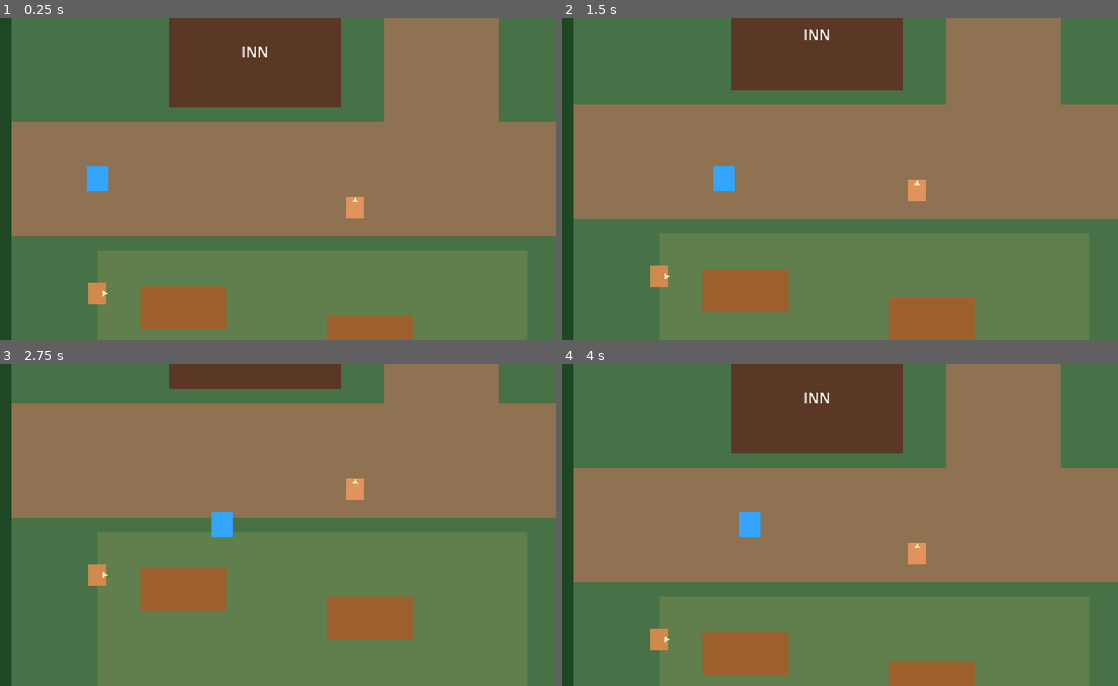
Above: before the commit, frames 1-4 (two rows, left to right).
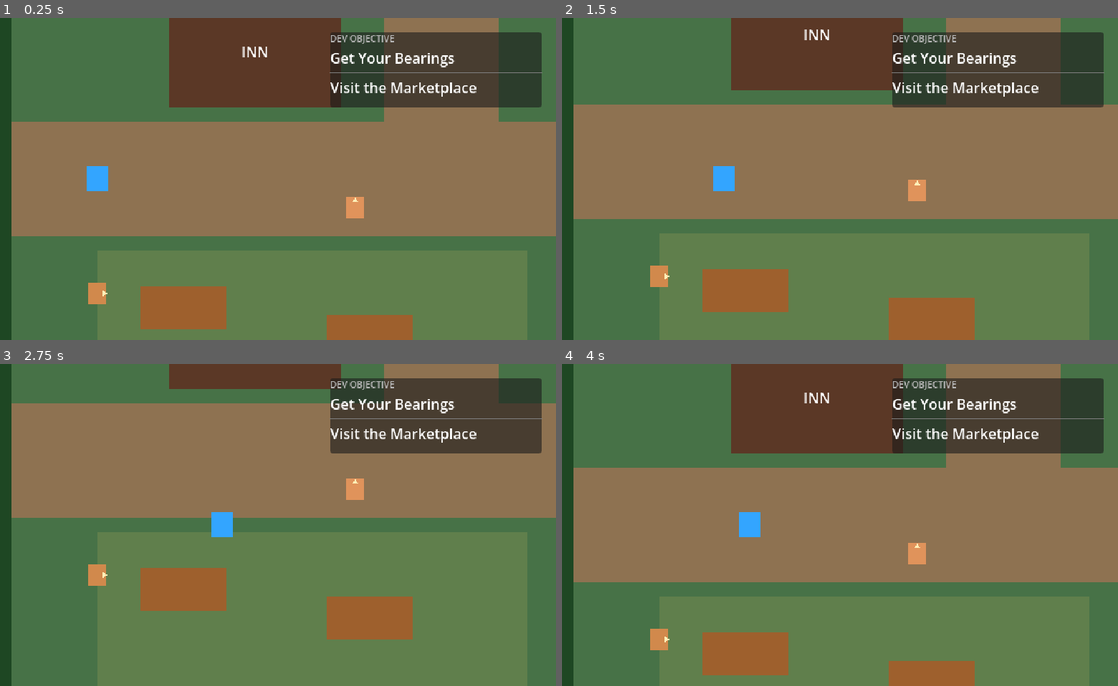
Above: after the commit, the same moments.

Repository: akhourybsu-cmd/mesoplasia-rpg
Game: Godot game, scene res://scenes/Main.tscn
The game is run twice, just before and just after one commit, with the same random seed, the same clock (stepped at 60 frames per second) and the same inputs.
Inputs (mouse positions are in pixels of both pictures, inside the frame that each line leads up to):
- Up to frame 1 (0.25 s): no input
- Up to frame 2 (1.5 s): tap Enter at 0.5 s; move the mouse to (956, 162) at 0.52 s; hold D (move_right) 0.53-1.28 s; hold E (interact) 0.53-1.28 s; click (956, 162) at 0.67 s; move the mouse to (717, 195) at 1.27 s; hold S (move_down) from 1.28 s (still down); tap E (interact) at 1.35 s; click (717, 195) at 1.42 s
- Up to frame 3 (2.75 s): move the mouse to (328, 454) at 2.02 s; release S (move_down) at 2.03 s; hold D (move_right) from 2.03 s (still down); hold E (interact) from 2.03 s (still down); click (328, 454) at 2.17 s
- Up to frame 4 (4 s): move the mouse to (801, 589) at 2.77 s; release D (move_right) at 2.78 s; release E (interact) at 2.78 s; hold W (move_up) 2.78-3.53 s; tap E (interact) at 2.85 s; click (801, 589) at 2.92 s; move the mouse to (1001, 573) at 3.52 s; hold A (move_left) from 3.53 s (still down); hold E (interact) from 3.53 s (still down); click (1001, 573) at 3.67 s

The runs differ from the first frame. In frame 1, 8.8% of the frame differs, in the area x 59-98%, y 4-28%; in frame 2, 8.8%; in frame 3, 8.8%; in frame 4, 8.8%.

Commit message:
Milestone F

Diff:
--- /dev/null
+++ b/data/objectives/development_get_your_bearings.tres
@@ -0,0 +1,35 @@
+[gd_resource type="Resource" script_class="ObjectiveDefinition" load_steps=7 format=3]
+
+[ext_resource type="Script" path="res://scripts/objectives/objective_definition.gd" id="1_objective"]
+[ext_resource type="Script" path="res://scripts/objectives/objective_step_definition.gd" id="2_step"]
+
+[sub_resource type="Resource" id="Step_marketplace"]
+script = ExtResource("2_step")
+step_id = &"visit_marketplace"
+display_text = "Visit the Marketplace"
+completion_zone_ids = Array[StringName]([&"marketplace"])
+
+[sub_resource type="Resource" id="Step_town_square"]
+script = ExtResource("2_step")
+step_id = &"visit_town_square"
+display_text = "Visit the Town Square"
+completion_zone_ids = Array[StringName]([&"town_square"])
+
+[sub_resource type="Resource" id="Step_commons"]
+script = ExtResource("2_step")
+step_id = &"visit_commons"
+display_text = "Visit the Commons"
+completion_zone_ids = Array[StringName]([&"commons"])
+
+[sub_resource type="Resource" id="Step_return"]
+script = ExtResource("2_step")
+step_id = &"return_to_wayfarers_approach"
+display_text = "Return to Wayfarer's Approach"
+completion_zone_ids = Array[StringName]([&"wayfarers_approach"])
+
+[resource]
+script = ExtResource("1_objective")
+objective_id = &"development_get_your_bearings"
+title = "Get Your Bearings"
+development_only = true
+steps = Array[Resource]([SubResource("Step_marketplace"), SubResource("Step_town_square"), SubResource("Step_commons"), SubResource("Step_return")])
--- a/scenes/world/caden/Caden.tscn
+++ b/scenes/world/caden/Caden.tscn
@@ -1,7 +1,10 @@
-[gd_scene load_steps=3 format=3]
+[gd_scene load_steps=6 format=3]
 
 [ext_resource type="Script" path="res://scripts/world/caden.gd" id="1_caden"]
 [ext_resource type="PackedScene" path="res://scenes/Player.tscn" id="2_player"]
+[ext_resource type="Script" path="res://scripts/objectives/objective_tracker.gd" id="3_tracker"]
+[ext_resource type="Resource" path="res://data/objectives/development_get_your_bearings.tres" id="4_objective"]
+[ext_resource type="PackedScene" path="res://ui/ObjectiveUI.tscn" id="5_objective_ui"]
 
 [node name="Caden" type="Node2D"]
 script = ExtResource("1_caden")
@@ -10,3 +13,12 @@
 
 [node name="Player" parent="." instance=ExtResource("2_player")]
 z_index = 10
+
+[node name="ObjectiveTracker" type="Node" parent="."]
+script = ExtResource("3_tracker")
+objective_definition = ExtResource("4_objective")
+
+[node name="ObjectiveUI" parent="." instance=ExtResource("5_objective_ui")]
+
+[connection signal="zone_changed" from="." to="ObjectiveTracker" method="record_zone_visit"]
+[connection signal="progress_changed" from="ObjectiveTracker" to="ObjectiveUI" method="update_objective"]
--- /dev/null
+++ b/scripts/objectives/objective_definition.gd
@@ -0,0 +1,7 @@
+class_name ObjectiveDefinition
+extends Resource
+
+@export var objective_id: StringName
+@export var title := ""
+@export var development_only := false
+@export var steps: Array[Resource] = []
--- /dev/null
+++ b/scripts/objectives/objective_step_definition.gd
@@ -0,0 +1,10 @@
+class_name ObjectiveStepDefinition
+extends Resource
+
+@export var step_id: StringName
+@export var display_text := ""
+@export var completion_zone_ids: Array[StringName] = []
+
+
+func is_completed_by_zone(zone_id: StringName) -> bool:
+	return completion_zone_ids.has(zone_id)
--- /dev/null
+++ b/scripts/objectives/objective_tracker.gd
@@ -0,0 +1,82 @@
+class_name ObjectiveTracker
+extends Node
+
+signal progress_changed(objective_title: String, current_step_text: String, is_complete: bool)
+
+@export var objective_definition: Resource
+
+var _current_step_index := 0
+var _is_complete := false
+
+
+func _ready() -> void:
+	_reset_progress()
+	_emit_progress.call_deferred()
+
+
+func record_zone_visit(zone_id: StringName) -> void:
+	if _is_complete:
+		return
+
+	var current_step := _get_current_step()
+	if current_step == null or not current_step.has_method("is_completed_by_zone"):
+		return
+	if current_step.call("is_completed_by_zone", zone_id):
+		mark_current_step_complete()
+
+
+func mark_current_step_complete() -> void:
+	if _is_complete or _get_current_step() == null:
+		return
+
+	_current_step_index += 1
+	var steps := _get_steps()
+	_is_complete = _current_step_index >= steps.size()
+	_emit_progress()
+
+
+func get_objective_title() -> String:
+	if objective_definition == null:
+		return ""
+	return objective_definition.get("title") as String
+
+
+func get_current_step_text() -> String:
+	var current_step := _get_current_step()
+	if current_step == null:
+		return ""
+	return current_step.get("display_text") as String
+
+
+func get_current_step_index() -> int:
+	return _current_step_index
+
+
+func is_step_complete(step_index: int) -> bool:
+	return step_index >= 0 and step_index < _current_step_index
+
+
+func is_complete() -> bool:
+	return _is_complete
+
+
+func _reset_progress() -> void:
+	_current_step_index = 0
+	_is_complete = objective_definition != null and _get_steps().is_empty()
+
+
+func _get_steps() -> Array:
+	if objective_definition == null:
+		return []
+	return objective_definition.get("steps") as Array
+
+
+func _get_current_step() -> Resource:
+	var steps := _get_steps()
+	if _current_step_index < 0 or _current_step_index >= steps.size():
+		return null
+	return steps[_current_step_index] as Resource
+
+
+func _emit_progress() -> void:
+	progress_changed.emit(get_objective_title(), get_current_step_text(), _is_complete)
--- /dev/null
+++ b/scripts/ui/objective_ui.gd
@@ -0,0 +1,22 @@
+class_name ObjectiveUI
+extends CanvasLayer
+
+const COMPLETION_TEXT := "Objective Complete"
+
+@onready var _title_label: Label = $ObjectivePanel/Content/Title
+@onready var _step_label: Label = $ObjectivePanel/Content/CurrentStep
+@onready var _completion_timer: Timer = $CompletionTimer
+
+
+func update_objective(objective_title: String, current_step_text: String, is_complete: bool) -> void:
+	_title_label.text = objective_title
+	_step_label.text = COMPLETION_TEXT if is_complete else current_step_text
+	visible = not objective_title.is_empty()
+	if is_complete:
+		_completion_timer.start()
+	else:
+		_completion_timer.stop()
+
+
+func _on_completion_timer_timeout() -> void:
+	visible = false
--- a/scripts/world/caden.gd
+++ b/scripts/world/caden.gd
@@ -1,5 +1,7 @@
 class_name Caden
 extends Node2D
+
+signal zone_changed(zone_id: StringName)
 
 const ZONE_SCENES := {
 	&"wayfarers_approach": preload("res://scenes/world/caden/WayfarersApproach.tscn"),
@@ -40,6 +42,7 @@
 
 	_player.position = _current_zone.call("get_entry_position", entry_id) as Vector2
 	_player.call("set_camera_limits", _current_zone.get("camera_bounds") as Rect2i)
+	zone_changed.emit(zone_id)
 
 
 func _connect_zone_exits(zone: Node2D) -> void:
--- /dev/null
+++ b/tests/opening_objective_test.gd
@@ -0,0 +1,179 @@
+extends SceneTree
+
+const CADEN_SCENE := preload("res://scenes/world/caden/Caden.tscn")
+
+var _caden: Node2D
+var _player: CharacterBody2D
+var _tracker: Node
+var _objective_ui: CanvasLayer
+
+
+func _initialize() -> void:
+	_run_test.call_deferred()
+
+
+func _run_test() -> void:
+	_caden = CADEN_SCENE.instantiate() as Node2D
+	root.add_child(_caden)
+	await physics_frame
+	await process_frame
+
+	_player = _caden.get_node("Player") as CharacterBody2D
+	_tracker = _caden.get_node("ObjectiveTracker")
+	_objective_ui = _caden.get_node("ObjectiveUI") as CanvasLayer
+
+	if not _check_progress(0, "Visit the Marketplace", false):
+		return
+	if _tracker.call("get_objective_title") != "Get Your Bearings":
+		return _fail("Development objective started with the wrong title.")
+	if not _objective_ui.visible:
+		return _fail("Objective UI was not visible after the objective started.")
+
+	if not await _verify_dialogue_while_objective_active():
+		return
+
+	# Visiting Town Square before Marketplace must not skip the first step.
+	if not await _travel("Exits/ToTownSquare", &"TownSquare"):
+		return
+	if not _check_progress(0, "Visit the Marketplace", false):
+		return
+	if not await _travel("Exits/ToWayfarersApproach", &"WayfarersApproach"):
+		return
+
+	if not await _travel("Exits/ToMarketplace", &"Marketplace"):
+		return
+	if not _check_progress(1, "Visit the Town Square", false):
+		return
+
+	# Re-entering Marketplace while waiting for Town Square is a harmless duplicate.
+	if not await _travel("Exits/ToWayfarersApproach", &"WayfarersApproach"):
+		return
+	if not await _travel("Exits/ToMarketplace", &"Marketplace"):
+		return
+	if not _check_progress(1, "Visit the Town Square", false):
+		return
+
+	if not await _travel("Exits/ToTownSquare", &"TownSquare"):
+		return
+	if not _check_progress(2, "Visit the Commons", false):
+		return
+
+	# Residential is not the selected optional-area step and must not advance it.
+	if not await _travel("Exits/ToResidential", &"Residential"):
+		return
+	if not _check_progress(2, "Visit the Commons", false):
+		return
+	if not await _travel("Exits/ToCommons", &"Commons"):
+		return
+	if not _check_progress(3, "Return to Wayfarer's Approach", false):
+		return
+
+	# Re-entering Commons after its step is complete must not affect the final step.
+	if not await _travel("Exits/ToResidential", &"Residential"):
+		return
+	if not await _travel("Exits/ToCommons", &"Commons"):
+		return
+	if not _check_progress(3, "Return to Wayfarer's Approach", false):
+		return
+
+	if not await _travel("Exits/ToTownSquare", &"TownSquare"):
+		return
+	if not await _travel("Exits/ToWayfarersApproach", &"WayfarersApproach"):
+		return
+	if not _check_progress(4, "", true):
+		return
+	var completion_label := _objective_ui.get_node("ObjectivePanel/Content/CurrentStep") as Label
+	if completion_label.text != "Objective Complete":
+		return _fail("Objective UI did not show the completion message.")
+	var completion_timer := _objective_ui.get_node("CompletionTimer") as Timer
+	if completion_timer.is_stopped():
+		return _fail("Objective completion message was not scheduled to hide.")
+
+	# Further zone visits after completion must leave progress stable.
+	if not await _travel("Exits/ToTownSquare", &"TownSquare"):
+		return
+	if not _check_progress(4, "", true):
+		return
+
+	print("PASS: Opening objective order, unrelated and duplicate visits, UI updates, completion, and dialogue compatibility.")
+	quit(0)
+
+
+func _verify_dialogue_while_objective_active() -> bool:
+	var approach := _caden.get("_current_zone") as Node2D
+	var traveler := approach.get_node("RestingTraveler") as StaticBody2D
+	var detector := _player.get_node("InteractionDetector") as Area2D
+	var dialogue_ui := _player.get_node("DialogueUI") as CanvasLayer
+	_player.position = traveler.position + Vector2(0, -56)
+	await physics_frame
+	await physics_frame
+
+	if detector.call("get_active_interactable") != traveler.get_node("Interactable"):
+		return _fail("NPC interaction was unavailable while the objective was active.")
+	detector.call("try_interact")
+	if not dialogue_ui.call("is_dialogue_active"):
+		return _fail("NPC dialogue did not open while the objective was active.")
+	if not _check_progress(0, "Visit the Marketplace", false):
+		return false
+
+	dialogue_ui.call("_unhandled_input", _make_interact_event(false))
+	dialogue_ui.call("_unhandled_input", _make_interact_event(true))
+	dialogue_ui.call("_unhandled_input", _make_interact_event(false))
+	dialogue_ui.call("_unhandled_input", _make_interact_event(true))
+	await physics_frame
+	if dialogue_ui.call("is_dialogue_active") or _player.call("is_control_locked"):
+		return _fail("Dialogue did not close and restore control while the objective was active.")
+
+	return true
+
+
+func _travel(exit_path: NodePath, expected_zone_name: StringName) -> bool:
+	var current_zone := _caden.get("_current_zone") as Node2D
+	var zone_exit := current_zone.get_node(exit_path) as Area2D
+	zone_exit.emit_signal(
+		"transition_requested",
+		zone_exit.get("destination_zone") as StringName,
+		zone_exit.get("destination_entry") as StringName
+	)
+	await physics_frame
+	await physics_frame
+	await physics_frame
+
+	var destination_zone := _caden.get("_current_zone") as Node2D
+	if destination_zone.name != expected_zone_name:
+		return _fail("Expected zone %s, got %s." % [expected_zone_name, destination_zone.name])
+	return true
+
+
+func _check_progress(expected_index: int, expected_step: String, expected_complete: bool) -> bool:
+	if _tracker.call("get_current_step_index") != expected_index:
+		return _fail("Expected objective step index %d, got %d." % [
+			expected_index,
+			_tracker.call("get_current_step_index"),
+		])
+	if _tracker.call("get_current_step_text") != expected_step:
+		return _fail("Expected objective step '%s', got '%s'." % [
+			expected_step,
+			_tracker.call("get_current_step_text"),
+		])
+	if _tracker.call("is_complete") != expected_complete:
+		return _fail("Objective completion state was incorrect at step %d." % expected_index)
+
+	var step_label := _objective_ui.get_node("ObjectivePanel/Content/CurrentStep") as Label
+	var expected_ui_text := "Objective Complete" if expected_complete else expected_step
+	if step_label.text != expected_ui_text:
+		return _fail("Objective UI did not match runtime progress.")
+	return true
+
+
+func _make_interact_event(is_pressed: bool) -> InputEventAction:
+	var event := InputEventAction.new()
+	event.action = &"interact"
+	event.pressed = is_pressed
+	return event
+
+
+func _fail(message: String) -> bool:
+	push_error(message)
+	quit(1)
+	return false
--- /dev/null
+++ b/ui/ObjectiveUI.tscn
@@ -0,0 +1,47 @@
+[gd_scene load_steps=2 format=3]
+
+[ext_resource type="Script" path="res://scripts/ui/objective_ui.gd" id="1_objective_ui"]
+
+[node name="ObjectiveUI" type="CanvasLayer"]
+visible = false
+layer = 5
+script = ExtResource("1_objective_ui")
+
+[node name="ObjectivePanel" type="PanelContainer" parent="."]
+anchor_left = 1.0
+anchor_right = 1.0
+offset_left = -252.0
+offset_top = 16.0
+offset_right = -16.0
+offset_bottom = 100.0
+grow_horizontal = 0
+mouse_filter = 2
+
+[node name="Content" type="VBoxContainer" parent="ObjectivePanel"]
+layout_mode = 2
+theme_override_constants/separation = 3
+
+[node name="DevelopmentLabel" type="Label" parent="ObjectivePanel/Content"]
+layout_mode = 2
+theme_override_colors/font_color = Color(0.72, 0.72, 0.72, 1)
+theme_override_font_sizes/font_size = 10
+text = "DEV OBJECTIVE"
+
+[node name="Title" type="Label" parent="ObjectivePanel/Content"]
+layout_mode = 2
+theme_override_font_sizes/font_size = 16
+text = "Get Your Bearings"
+
+[node name="Separator" type="HSeparator" parent="ObjectivePanel/Content"]
+layout_mode = 2
+
+[node name="CurrentStep" type="Label" parent="ObjectivePanel/Content"]
+layout_mode = 2
+text = "Visit the Marketplace"
+autowrap_mode = 2
+
+[node name="CompletionTimer" type="Timer" parent="."]
+wait_time = 3.0
+one_shot = true
+
+[connection signal="timeout" from="CompletionTimer" to="." method="_on_completion_timer_timeout"]
Not shown, added: scripts/objectives/objective_definition.gd.uid
Not shown, added: scripts/objectives/objective_step_definition.gd.uid
Not shown, added: scripts/objectives/objective_tracker.gd.uid
Not shown, added: scripts/ui/objective_ui.gd.uid
Not shown, changed: docs/CADEN_VERTICAL_SLICE.md
